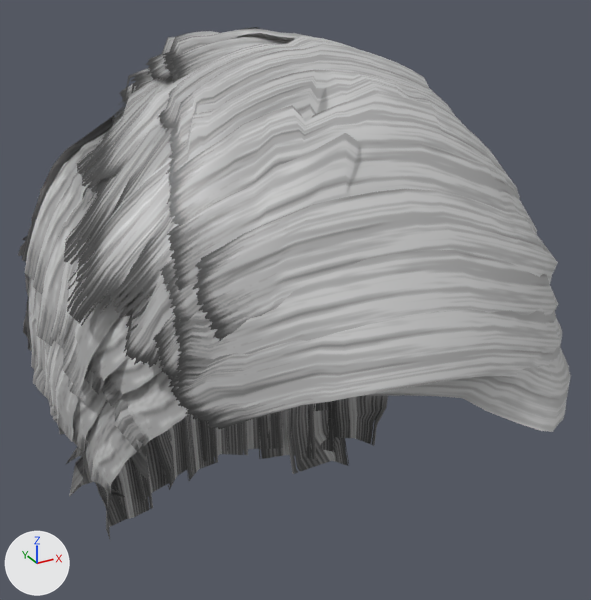
A saved change to the glTF model public/models/daz_hair_pixie_chic.glb.
One viewpoint serves both versions: a 50 mm lens placed at (-0.126, -0.245, 0.175), pointed at (0.006, -0.005, 0.055). The lights are fixed; the arrows at lower left show +X, +Y and +Z. The first picture is the older version.

Names of what the first picture shows: 'daz_hair_pixie_chic'.
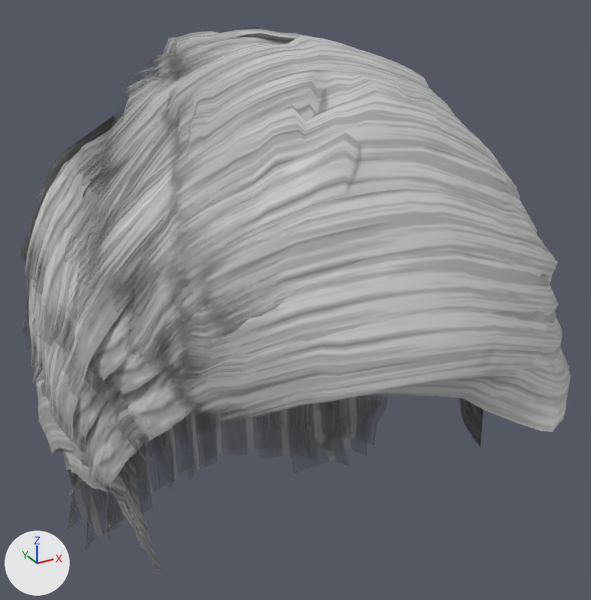
Pixel boxes [x1, y1, x2, y2] of what changed, in the pictures (591 x 600 px):
'daz_hair_pixie_chic', reshaped (6% taller): before [18, 27, 571, 539]; after [18, 27, 571, 572]
part 1 of me_daz_hair_pixie_chic, added: after [324, 395, 483, 456]
part 2 of me_daz_hair_pixie_chic, added: after [37, 379, 146, 530]
part 3 of me_daz_hair_pixie_chic, added: after [62, 449, 161, 572]
part 4 of me_daz_hair_pixie_chic, edited (looks the same): [18, 27, 571, 527] in both

Diff of the bpy script that builds the scene:
```diff
--- a/public/models/daz_hair_pixie_chic.glb.py
+++ b/public/models/daz_hair_pixie_chic.glb.py
@@ mat_daz_hair_pixie_chic_mat_1 @@
+mat_daz_hair_pixie_chic_mat_1 = principled_material('daz_hair_pixie_chic_Mat')
+mat_daz_hair_pixie_chic_mat_1.texture = img_image_0  # with its transparency
+mat_daz_hair_pixie_chic_mat_1.roughness = 0.46
@@ me_daz_hair_pixie_chic @@
 # used by ob_daz_hair_pixie_chic; location = (0.0, 0.0, 0.0)
-me_daz_hair_pixie_chic.from_pydata(...)  # 8928 vertices, 11552 faces; spans x -0.085..0.087, y -0.115..0.099, z -0.065..0.149
+me_daz_hair_pixie_chic.from_pydata(...)  # 9522 vertices, 12332 faces; spans x -0.085..0.087, y -0.115..0.099, z -0.065..0.149
+# me_daz_hair_pixie_chic part 1: a new loose piece of 198 vertices spanning x 0.044..0.08, y -0.044..0.051, z -0.053..0.04, in mat_daz_hair_pixie_chic_mat_1 (picture img_image_0)
+# me_daz_hair_pixie_chic part 2: a new loose piece of 198 vertices spanning x -0.084..-0.057, y -0.046..0.05, z -0.044..0.042, in mat_daz_hair_pixie_chic_mat_1 (picture img_image_0)
+# me_daz_hair_pixie_chic part 3: a new loose piece of 198 vertices spanning x -0.081..-0.055, y -0.049..0.047, z -0.053..0.034, in mat_daz_hair_pixie_chic_mat_1 (picture img_image_0)
+# me_daz_hair_pixie_chic part 4: 11552 faces spanning x -0.085..0.087, y -0.115..0.099, z -0.065..0.149 switch from mat_daz_hair_pixie_chic_mat to mat_daz_hair_pixie_chic_mat_1 (picture img_image_0)
```
